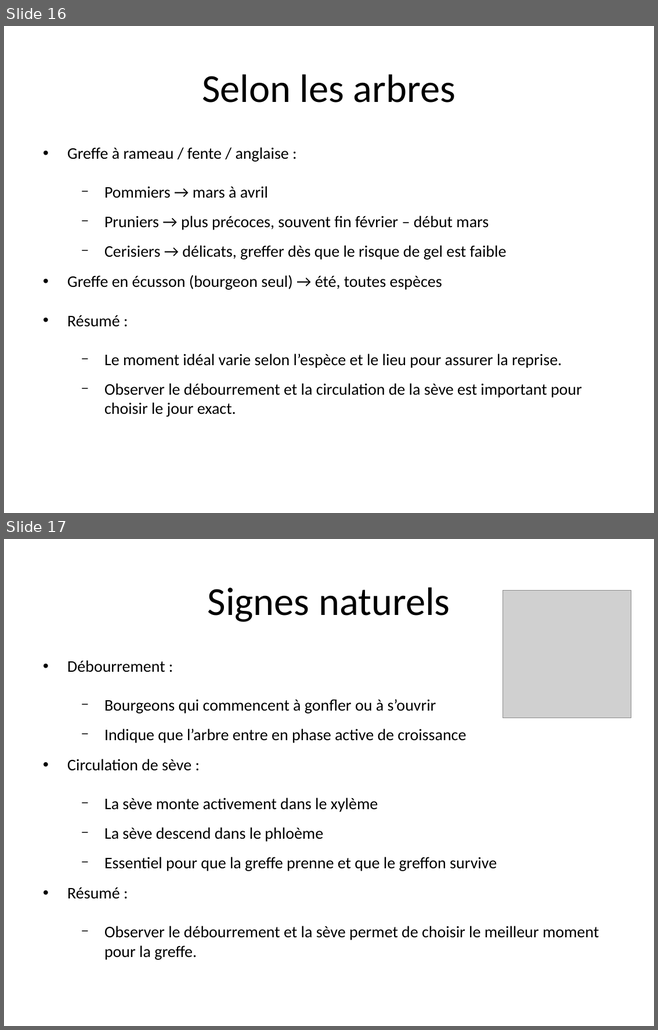
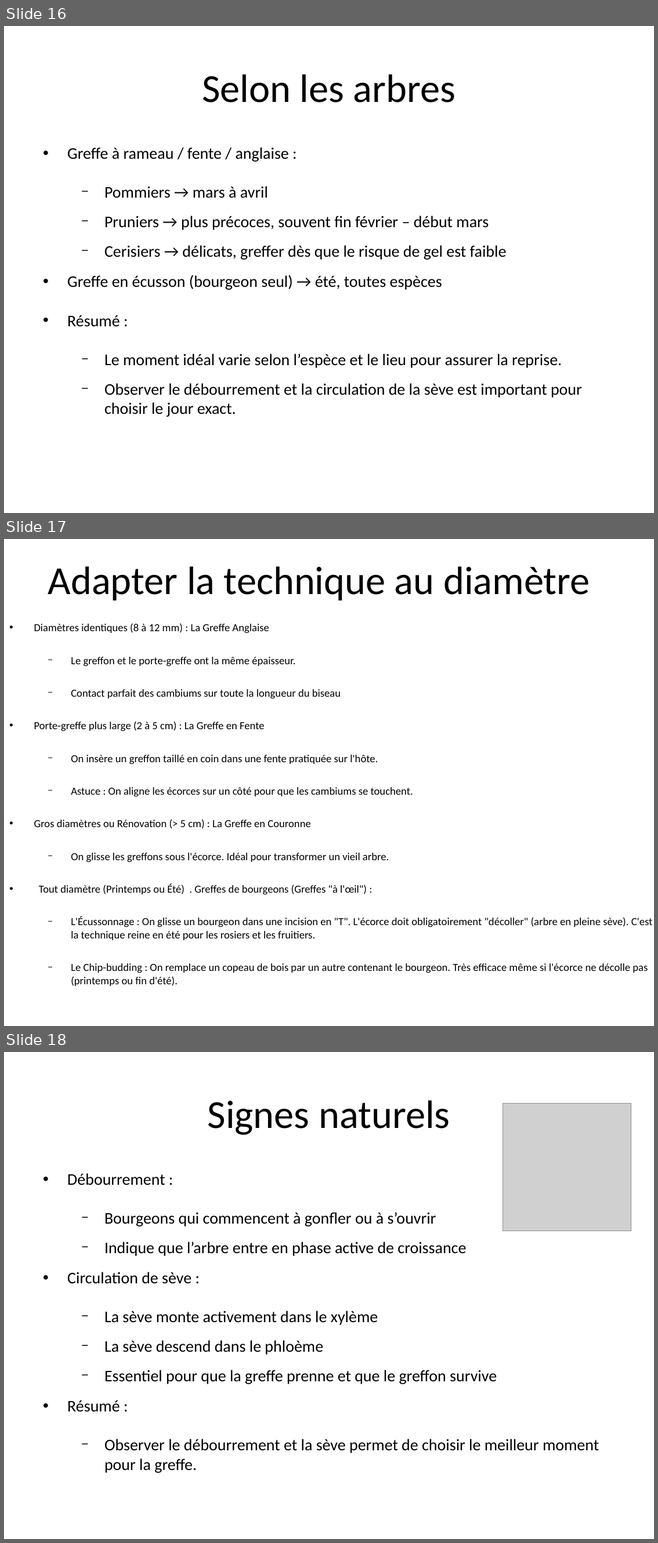
Before and after one commit to tranber28/greffe-arbres, a slide deck: greffe_arbres_final.odp. Shown one above the other, each under a label of ours: slides 16 and 17 before the commit, slides 16, 17 and 18 after it. The pictures are 658x1030 and 658x1543 pixels, drawn with LibreOffice and Linux fonts; fonts in the diff are those of the drawing; grey boxes stand for pictures. Boxes give left, top, right and bottom in pixels: in the first picture for what was removed or moved away, otherwise in the second. Text is boxed around its words. In the diff, an @@ line names an element or a change of style, - is before the commit and + after.

```diff
--- a/greffe_arbres_final.odp
+++ b/greffe_arbres_final.odp
@@ slide 17 added at (4,539,654,1026), background #FFFFFF @@
@@ text added at (48,566,590,600), 44 pt, text #000000 @@
+Adapter la technique au diamètre
@@ text added at (34,623,652,986), 12 pt, text #000000 @@
+• Diamètres identiques (8 à 12 mm) : La Greffe Anglaise
+  − Le greffon et le porte-greffe ont la même épaisseur.
+  − Contact parfait des cambiums sur toute la longueur du biseau
+• Porte-greffe plus large (2 à 5 cm) : La Greffe en Fente
+  − On insère un greffon taillé en coin dans une fente pratiquée sur l'hôte.
+  − Astuce : On aligne les écorces sur un côté pour que les cambiums se touchent.
+• Gros diamètres ou Rénovation (> 5 cm) : La Greffe en Couronne
+  − On glisse les greffons sous l'écorce. Idéal pour transformer un vieil arbre.
+• Tout diamètre (Printemps ou Été) . Greffes de bourgeons (Greffes "à l'œil") :
+  − L'Écussonnage : On glisse un bourgeon dans une incision en "T". L'écorce doit obligatoirement "décoller" (arbre en pleine sève). C'est la technique reine en été pour les rosiers et les fruitiers.
+  − Le Chip-budding : On remplace un copeau de bois par un autre contenant le bourgeon. Très efficace même si l'écorce ne décolle pas (printemps ou fin d'été).
@@ what was slide 17 is now slide 18 @@
```
Also in this commit, not shown: 2 other files.
